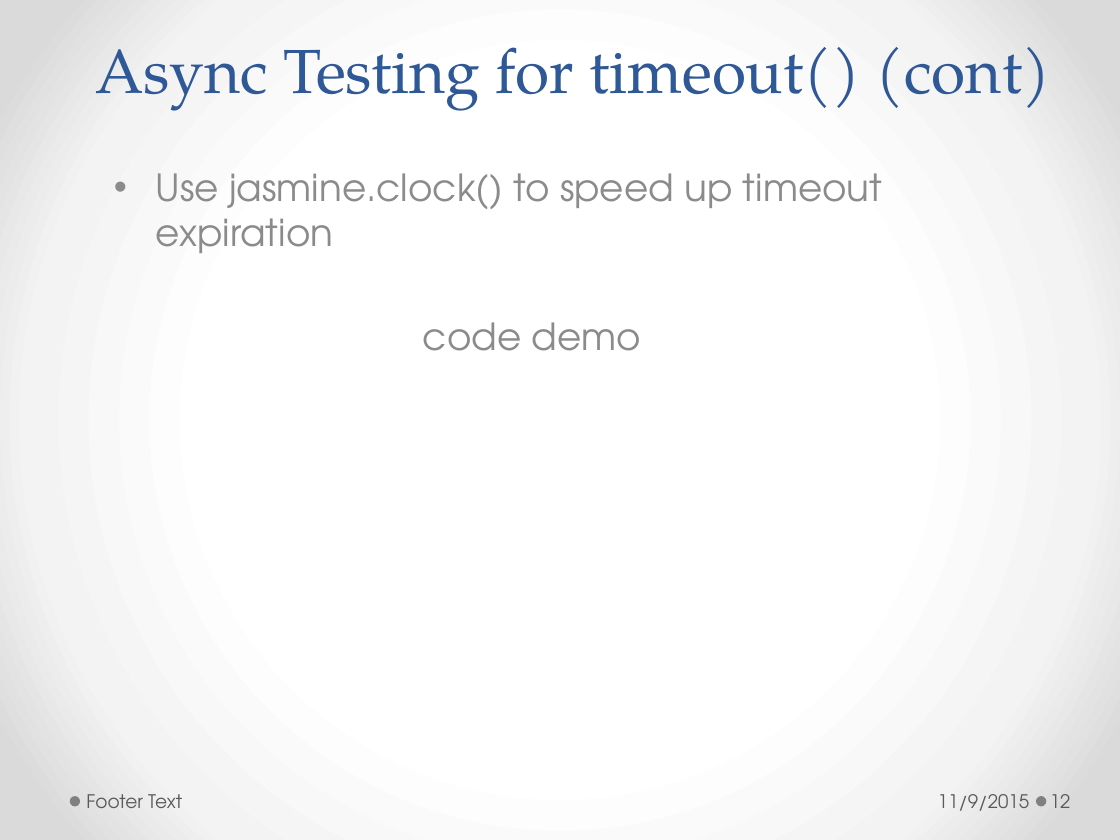
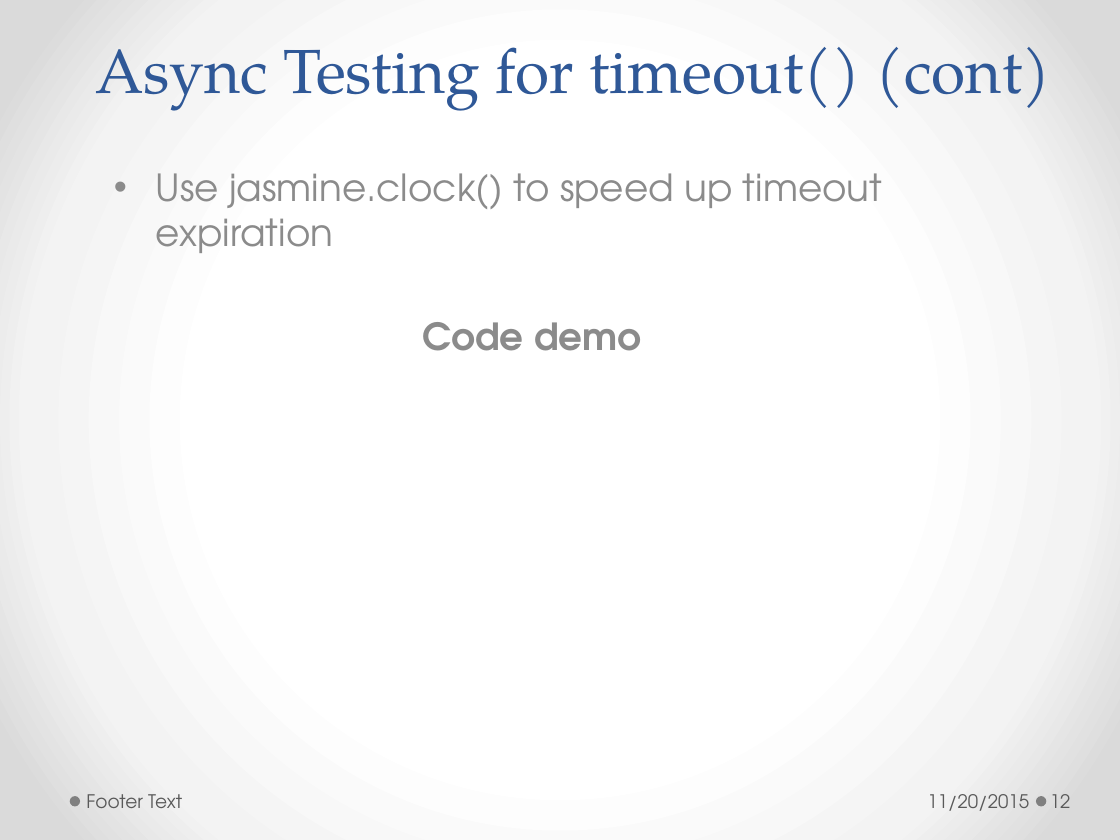
Before and after one commit to h-t-tran/work, a slide deck: slide 12 of brownbag/jamine/tech-presentation-jasmine.pptx. Drawn at 1120x840 pixels with LibreOffice and Linux fonts; fonts in the diff are those of the drawing. Boxes give left, top, right and bottom in pixels: in the first picture for what was removed or moved away, otherwise in the second. Text is boxed around its words. In the diff, an @@ line names an element or a change of style, - is before the commit and + after.

```diff
--- a/brownbag/jamine/tech-presentation-jasmine.pptx
+++ b/brownbag/jamine/tech-presentation-jasmine.pptx
@@ subtitle at (422, 322, 642, 351): text changed; bold on @@
-code demo
+Code demo
@@ text at (927, 794, 1029, 811): text changed @@
-11/9/2015
+11/20/2015
```
Also in this commit, not shown: 20 other slides changed, 33 other files.
